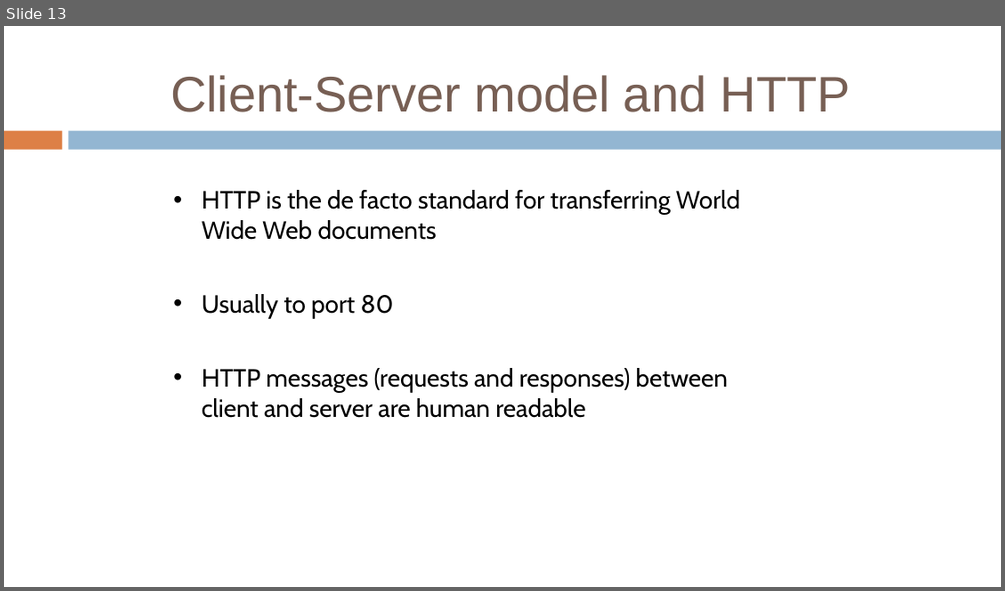
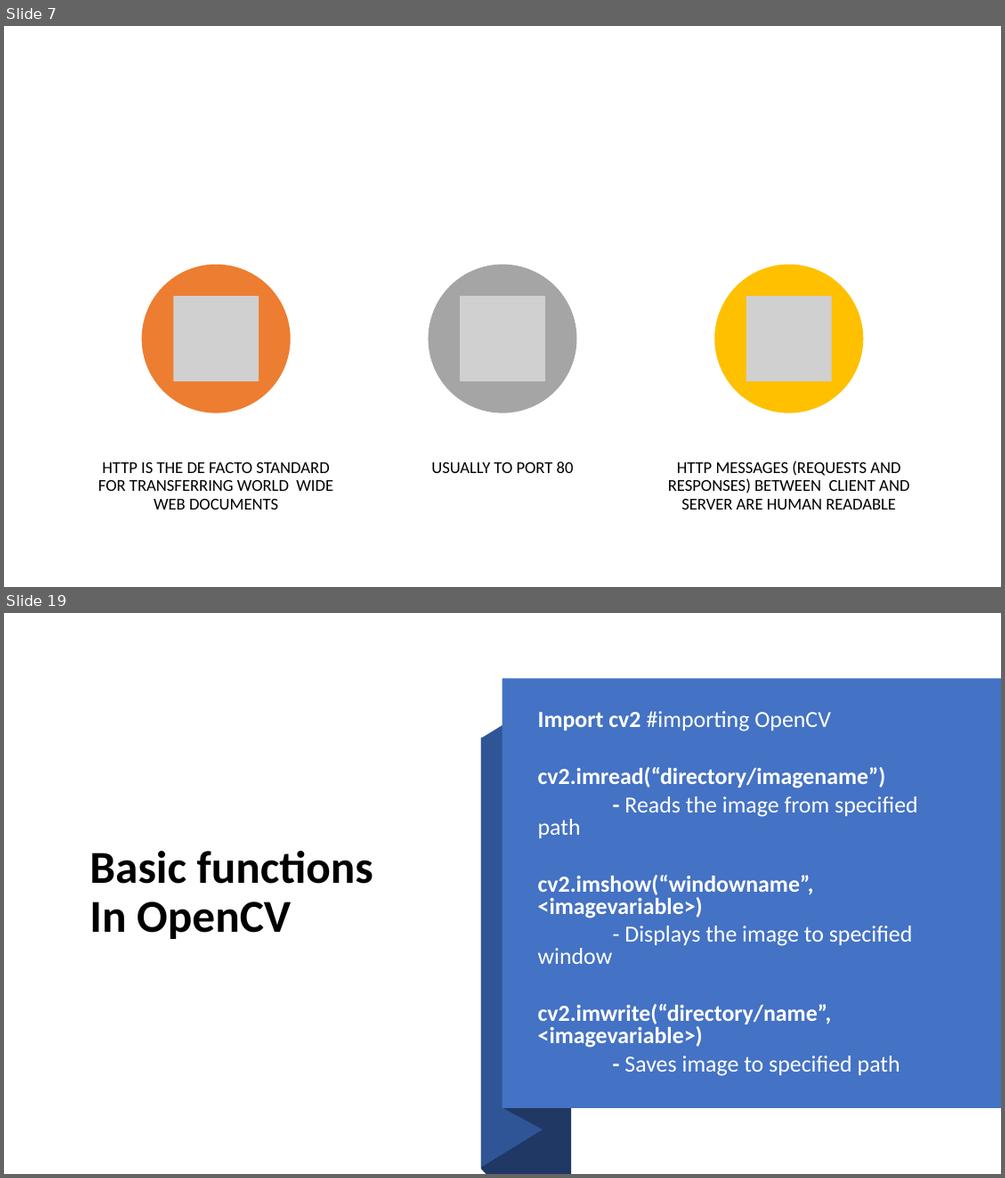
Before and after one commit to sudharsan2000/probot2020, a slide deck: Session PPTs/Seesion2 Node.pptx. Shown one above the other, each under a label of ours: slide 13 before the commit, slides 7 and 19 after it; the slides between them are not shown. The pictures are 1005x591 and 1005x1178 pixels, drawn with LibreOffice and Linux fonts; fonts in the diff are those of the drawing; grey boxes stand for pictures. Boxes give left, top, right and bottom in pixels: in the first picture for what was removed or moved away, otherwise in the second. Text is boxed around its words. In the diff, an @@ line names an element or a change of style, - is before the commit and + after.

```diff
--- a/Session PPTs/Seesion2 Node.pptx
+++ b/Session PPTs/Seesion2 Node.pptx
@@ slide 19 added at (x1=4, y1=613, x2=1001, y2=1174), background #FFFFFF @@
@@ group added at (x1=481, y1=678, x2=1001, y2=1174): 3 freeform shapes, 1 rectangle @@
@@ text added at (x1=538, y1=711, x2=918, y2=1076), 22.2 pt, text #FFFFFF, bold @@
+Import cv2 #importing OpenCV
+cv2.imread(“directory/imagename”)
+- Reads the image from specified path
+cv2.imshow(“windowname”, <imagevariable>)
+- Displays the image to specified window
+cv2.imwrite(“directory/name”, <imagevariable>)
+- Saves image to specified path
@@ text added at (x1=89, y1=851, x2=373, y2=939), 44 pt, text #000000, bold @@
+Basic functions In OpenCV
@@ what was slide 13 is now slide 7 @@
@@ slide 7 changed as well @@
@@ title removed at (x1=170, y1=75, x2=850, y2=112) @@
-Client-Server model and HTTP
@@ freeform shape removed at (x1=4, y1=131, x2=63, y2=150) @@
@@ freeform shape removed at (x1=68, y1=131, x2=1001, y2=150) @@
@@ text at (x1=98, y1=462, x2=333, y2=509): text changed; size 24 to 16 pt; font Cabin to Calibri @@
-• HTTP is the de facto standard for transferring World Wide Web documents
-• Usually to port 80
-• HTTP messages (requests and responses) between client and server are human readable
+HTTP IS THE DE FACTO STANDARD FOR TRANSFERRING WORLD WIDE WEB DOCUMENTS
@@ group added at (x1=142, y1=265, x2=909, y2=509): 3 ellipses, 3 pictures, 2 texts @@
+USUALLY TO PORT 80
+HTTP MESSAGES (REQUESTS AND RESPONSES) BETWEEN CLIENT AND SERVER ARE HUMAN READABLE
```
Also in this commit, not shown: 10 other slides changed, 12 other slides added, 7 slides removed, 1 other file.
